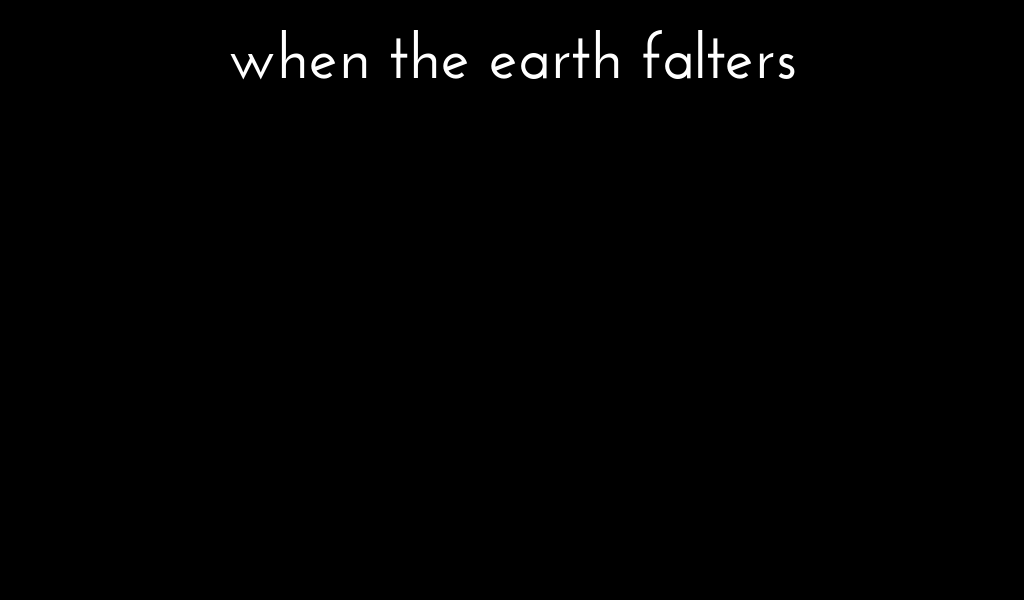
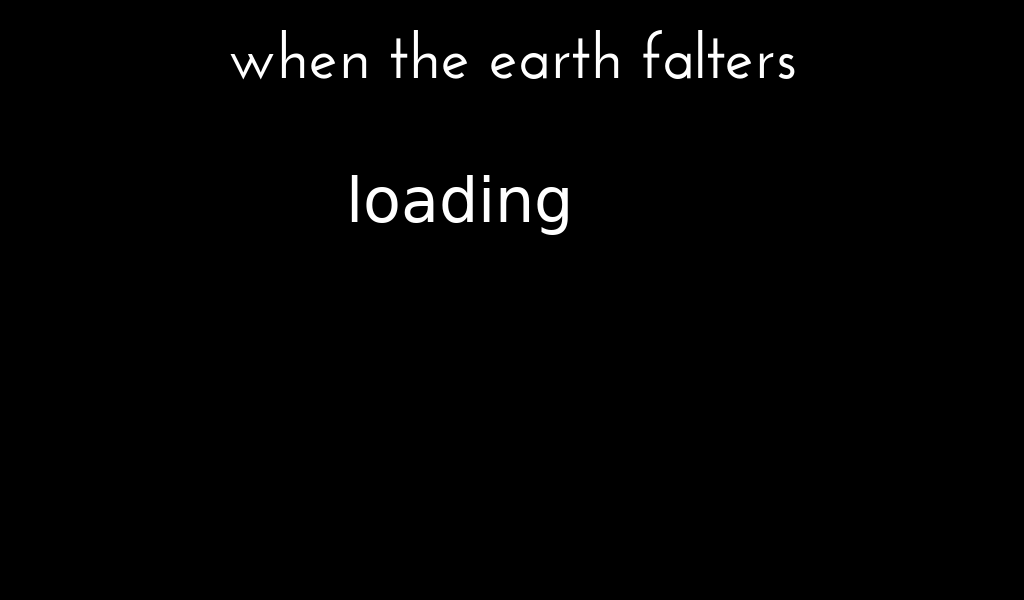
Layered file, before and after one edit (1024px x 600px). Changes by layer:
added layer "loading" above "Pasted Layer" over [351, 175, 568, 235]
